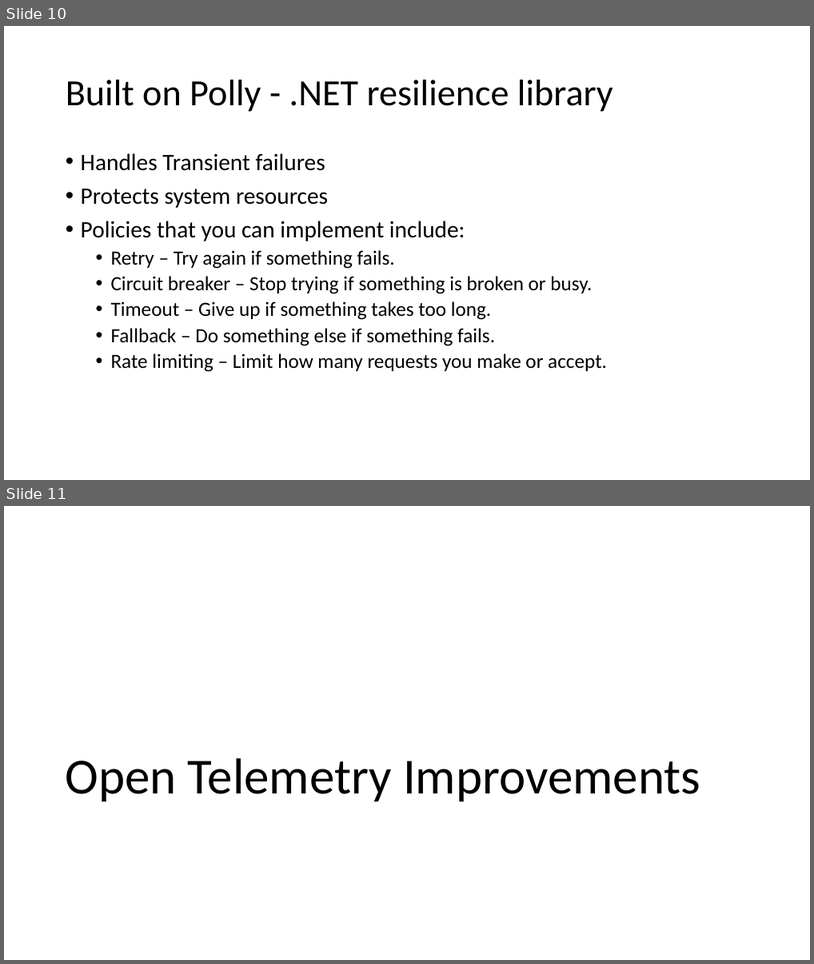
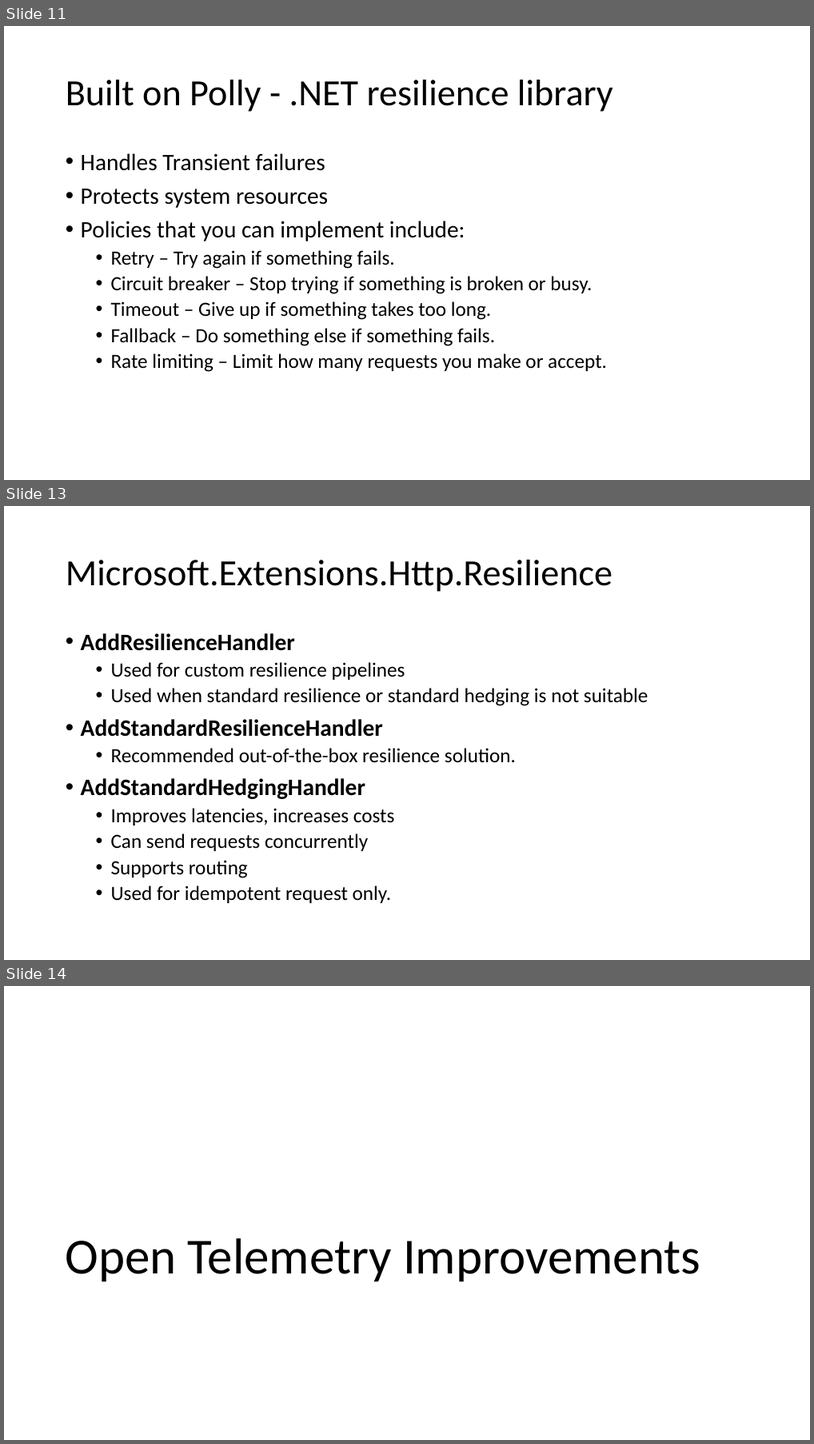
Before and after one commit to willvelida/talks, a slide deck: whats-new-cloud-native-dev-dotnet8/slide_deck.pptx. Shown one above the other, each under a label of ours: slides 10 and 11 before the commit, slides 11, 13 and 14 after it; the slides between them are not shown. The pictures are 814x964 and 814x1444 pixels, drawn with LibreOffice and Linux fonts; fonts in the diff are those of the drawing. Boxes give left, top, right and bottom in pixels: in the first picture for what was removed or moved away, otherwise in the second. Text is boxed around its words. In the diff, an @@ line names an element or a change of style, - is before the commit and + after.

```diff
--- a/whats-new-cloud-native-dev-dotnet8/slide_deck.pptx
+++ b/whats-new-cloud-native-dev-dotnet8/slide_deck.pptx
@@ slide 13 added at <box>4,506,810,960</box>, background #FFFFFF @@
@@ title added at <box>66,560,613,592</box>, 44 pt, text #000000 @@
+Microsoft.Extensions.Http.Resilience
@@ text added at <box>81,633,649,903</box>, 24 pt, text #000000 @@
+• AddResilienceHandler
+  • Used for custom resilience pipelines
+  • Used when standard resilience or standard hedging is not suitable
+• AddStandardResilienceHandler
+  • Recommended out-of-the-box resilience solution.
+• AddStandardHedgingHandler
+  • Improves latencies, increases costs
+  • Can send requests concurrently
+  • Supports routing
+  • Used for idempotent request only.
@@ what was slide 10 is now slide 11 @@
@@ what was slide 11 is now slide 14 @@
```
Also in this commit, not shown: 4 slides changed, 2 other slides added, 6 other files.
